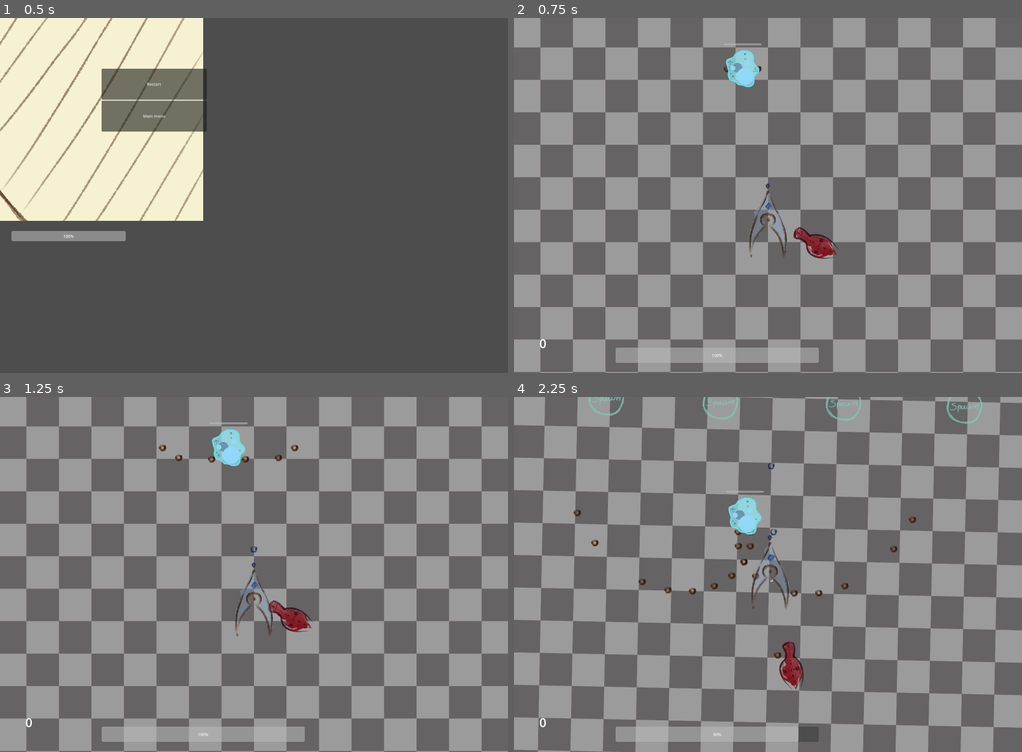
Above: before the commit, frames 1-4 (two rows, left to right).
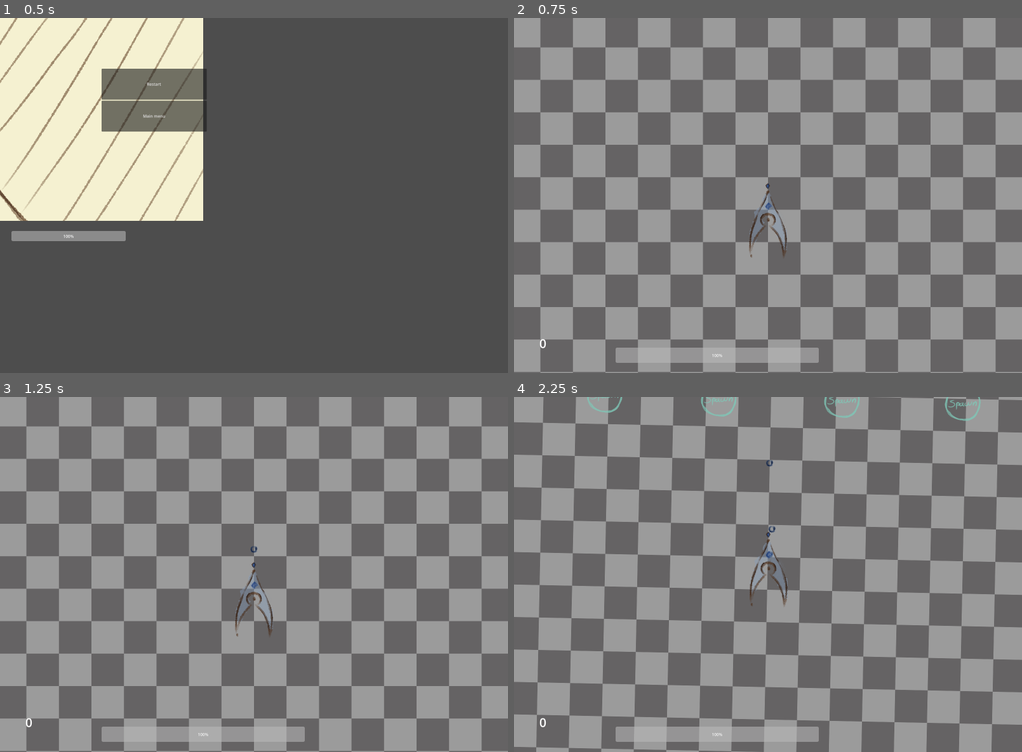
Above: after the commit, the same moments.

Repository: AustereTriceratops/BulletHellEngine
Game: Godot game, scene res://levels/level.tscn
The game is run twice, just before and just after one commit, with the same random seed, the same clock (stepped at 60 frames per second) and the same inputs.
Inputs (mouse positions are in pixels of both pictures, inside the frame that each line leads up to):
- Up to frame 1 (0.5 s): no input
- Up to frame 2 (0.75 s): click "Restart" at 0.5 s
- Up to frame 3 (1.25 s): no input
- Up to frame 4 (2.25 s): move the mouse to (793, 574) at 1.27 s; hold Q (look_left) 1.28-2.03 s; hold W (player_up) from 1.28 s (still down); move the mouse to (742, 574) at 2.02 s; tap E (look_right) at 2.1 s

Frame 1 is identical in both runs. In frame 2, 0.9% of the frame differs, in the area x 41-64%, y 7-68%; in frame 3, 1.0%; in frame 4, 16%, in the area x 0-100%, y 0-100%.
Error in both runs: Invalid access to property or key 'resume' on a base object of type 'Control (PauseMenu.gd)'. (res://levels/level.gd:37)

Commit message:
levels more generalized

Diff:
--- a/enemies/Hebrenum.tscn
+++ b/enemies/Hebrenum.tscn
@@ -55,7 +55,6 @@
 }
 
 [node name="FollowEnemy" type="CharacterBody2D" groups=["enemies"]]
-modulate = Color(0.878431, 0.207843, 0.227451, 1)
 collision_layer = 0
 collision_mask = 0
 script = ExtResource("1_3vhny")
--- a/levels/BulletHeavenTest.tscn
+++ b/levels/BulletHeavenTest.tscn
@@ -1,25 +1,15 @@
-[gd_scene load_steps=7 format=3 uid="uid://d0q0vs6hdhjjt"]
+[gd_scene load_steps=4 format=3 uid="uid://d0q0vs6hdhjjt"]
 
 [ext_resource type="Script" path="res://levels/bullet_heaven_test.gd" id="1_uc84g"]
 [ext_resource type="Texture2D" uid="uid://cpxnp3sv1la1h" path="res://assets/testGrid.png" id="2_2clp6"]
-[ext_resource type="Script" path="res://utils/InputManager.gd" id="4_2uoy2"]
 [ext_resource type="PackedScene" uid="uid://dejnxrwfn1a8a" path="res://enemies/SpawnerClaustida.tscn" id="6_borkr"]
-[ext_resource type="Script" path="res://levels/pickups.gd" id="6_r4po8"]
-[ext_resource type="PackedScene" uid="uid://y0p0wpnyhvf4" path="res://Pickups/HealthPickup.tscn" id="7_us7ul"]
 
 [node name="Level" type="Node2D"]
 script = ExtResource("1_uc84g")
 
-[node name="InputManager" type="Node" parent="."]
-script = ExtResource("4_2uoy2")
-
 [node name="Background" type="Sprite2D" parent="."]
 z_index = -1
 texture = ExtResource("2_2clp6")
-
-[node name="Pickups" type="Node" parent="."]
-script = ExtResource("6_r4po8")
-healthPickupScene = ExtResource("7_us7ul")
 
 [node name="Spawners" type="Node" parent="."]
 
--- a/levels/bullet_heaven_test.gd
+++ b/levels/bullet_heaven_test.gd
@@ -1,11 +1,9 @@
 extends Node2D
 
-@export var HUDScene : PackedScene = preload("res://ui/HUD.tscn")
-@export var enemyScene: PackedScene = preload("res://enemies/Claustida.tscn")
-@export var enemyScene2: PackedScene = preload("res://enemies/Hebrenum.tscn")
-@export var towerScene: PackedScene = preload("res://enemies/towers/Tower.tscn")
-@export var playerScene: PackedScene = preload("res://player/Player.tscn")
-@export var playerCameraScene: PackedScene = preload("res://player/PlayerCamera.tscn")
+var HUDScene = preload("res://ui/HUD.tscn")
+var playerScene = preload("res://player/Player.tscn")
+var inputManager = preload("res://utils/InputManager.gd")
+var pickupManager = preload("res://pickups/pickups.gd")
 
 var paused = false
 var t = 0
@@ -33,6 +31,16 @@
 	var enemyBulletsNode = Node2D.new()
 	enemyBulletsNode.set_name('EnemyBullets')
 	enemiesNode.add_child(enemyBulletsNode)
+
+	var pickupsNode = Node2D.new()
+	pickupsNode.set_name('Pickups')
+	pickupsNode.set_script(pickupManager)
+	add_child(pickupsNode)
+
+	var inputManagerNode = Node2D.new()
+	inputManagerNode.set_name('InputManager')
+	inputManagerNode.set_script(inputManager)
+	add_child(inputManagerNode)
 
 
 func pause():
@@ -78,14 +86,6 @@
 	add_child(player)
 	player.initialize(Vector2(0, 300))
 
-	var enemy = enemyScene2.instantiate()
-	enemy.initialize(Vector2(200, 400), player)
-	$Enemies.add_child(enemy)
-
-	var tower = towerScene.instantiate()
-	tower.initialize(Vector2(-100, -300), player)
-	$Enemies.add_child(tower)
-
 	var HUDNode = HUDScene.instantiate()
 	add_child(HUDNode)
 	$HUD/UIManager.initialize(player)
Renamed: levels/pickups.gd -> Pickups/pickups.gd
